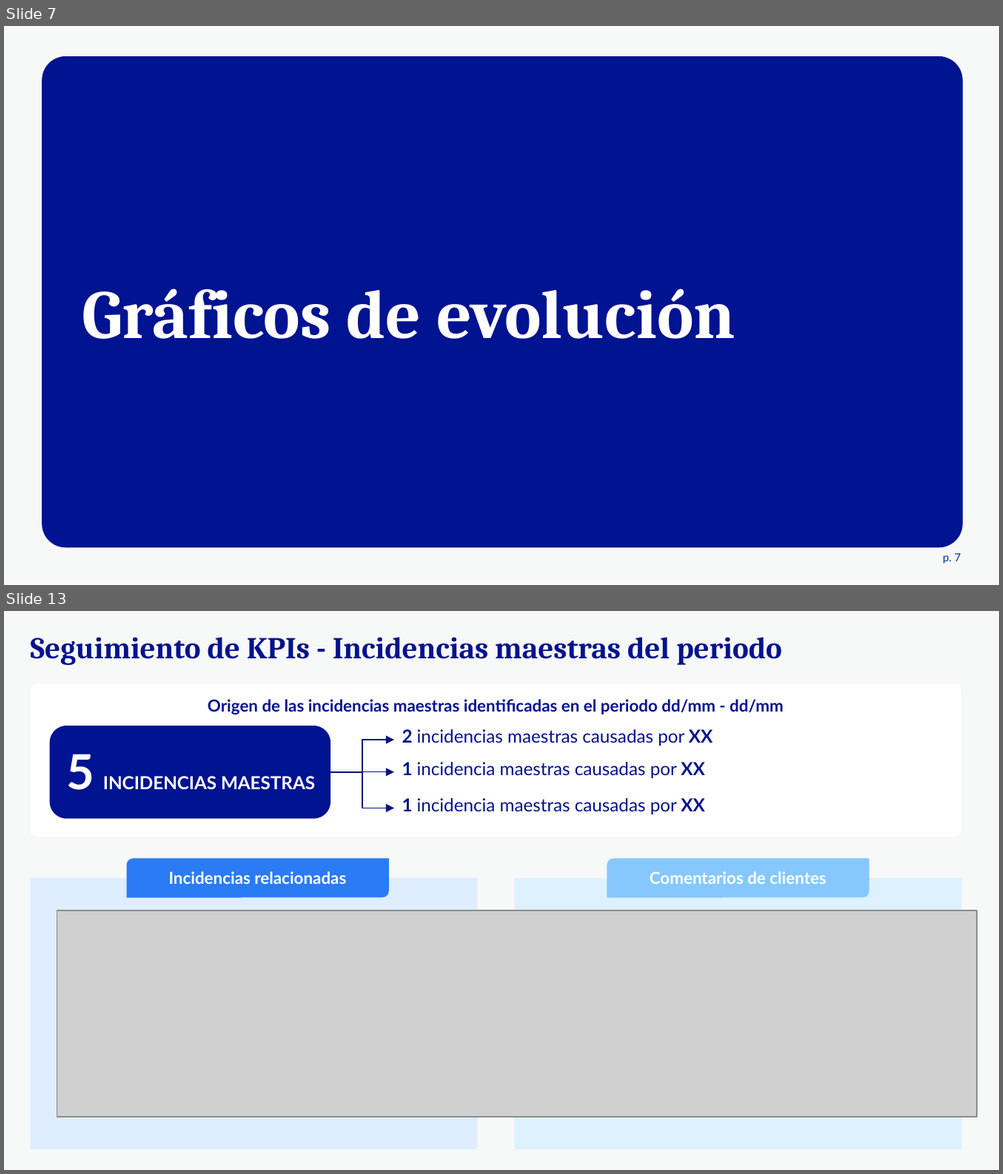
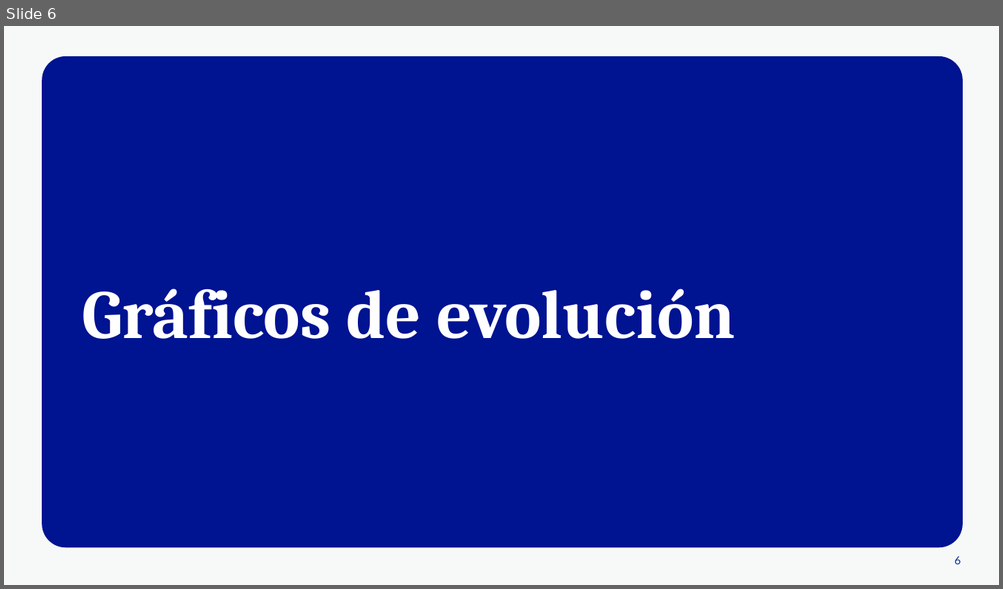
Before and after one commit to felixdelbarrio/bug-resolution-radar, a slide deck: src/bug_resolution_radar/reports/templates/Seguimiento de incidencias del periodo.pptx. Shown one above the other, each under a label of ours: slides 7 and 13 before the commit, slide 6 after it; the slides between them are not shown. The pictures are 1003x1174 and 1003x589 pixels, drawn with LibreOffice and Linux fonts; fonts in the diff are those of the drawing; grey boxes stand for pictures. Boxes give left, top, right and bottom in pixels: in the first picture for what was removed or moved away, otherwise in the second. Text is boxed around its words. In the diff, an @@ line names an element or a change of style, - is before the commit and + after.

```diff
--- a/src/bug_resolution_radar/reports/templates/Seguimiento de incidencias del periodo.pptx
+++ b/src/bug_resolution_radar/reports/templates/Seguimiento de incidencias del periodo.pptx
@@ slide 13 removed at [4, 611, 999, 1170], background #F7F8F8 @@
@@ text removed at [31, 637, 782, 665] @@
-Seguimiento de KPIs - Incidencias maestras del periodo
@@ rounded rectangle removed at [30, 684, 961, 837] @@
-Origen de las incidencias maestras identificadas en el periodo dd/mm - dd/mm
@@ rounded rectangle removed at [50, 726, 330, 819] @@
@@ elbow arrow removed from (330, 772) to (394, 739) @@
@@ text removed at [402, 729, 712, 746] @@
-2 incidencias maestras causadas por XX
@@ text removed at [66, 754, 315, 790] @@
-5 INCIDENCIAS MAESTRAS
@@ text removed at [402, 762, 704, 778] @@
-1 incidencia maestras causadas por XX
@@ elbow arrow removed from (330, 772) to (394, 808) @@
@@ elbow arrow removed from (330, 772) to (394, 772) @@
@@ text removed at [402, 798, 704, 815] @@
-1 incidencia maestras causadas por XX
@@ round diag rect removed at [126, 859, 389, 898] @@
-Incidencias relacionadas
@@ round diag rect removed at [606, 859, 869, 898] @@
-Comentarios de clientes
@@ rectangle removed at [30, 879, 476, 1150] @@
@@ rectangle removed at [514, 879, 961, 1150] @@
@@ picture removed at [57, 911, 976, 1117] @@
@@ what was slide 7 is now slide 6 @@
@@ slide 6 changed as well @@
@@ page number removed at [942, 554, 961, 564] @@
-p. 7
@@ page number added at [954, 557, 961, 565], 8 pt, text #003194 @@
+6
```
Also in this commit, not shown: 6 other slides changed, 12 other slides removed, 5 other files.
